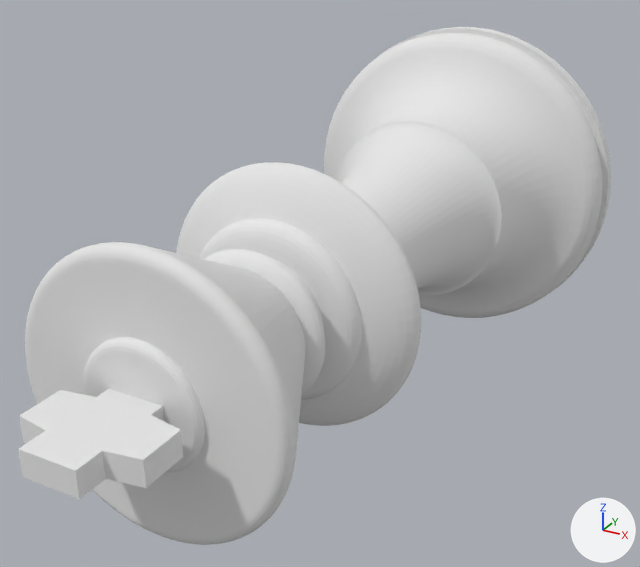
The OBJ model Chess/src/ArView/assets/pieces/black/king.obj: old version first, new version second.
Rendered twice from a 50 mm camera at (32.2, -91.8, 28.8) aimed at (-0.4, -32.7, -0.8). Lighting does not change. The marker at lower right points along +X, +Y and +Z. Where no turn or scale is listed for an object, it has been applied to the vertices.

In view in the first picture: 'king'.
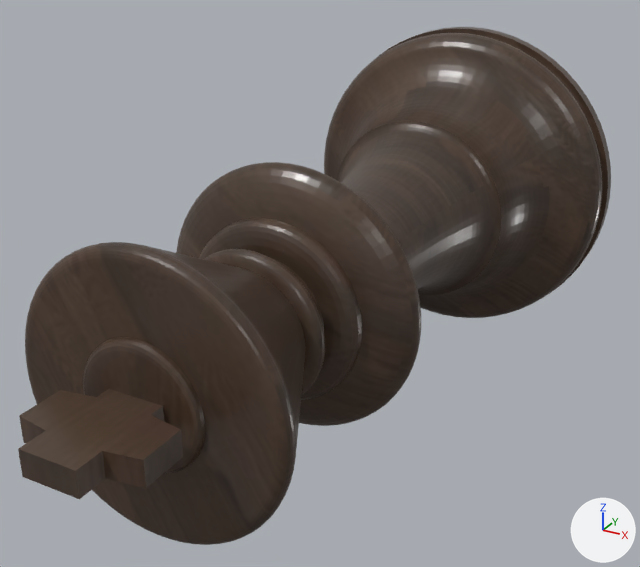
Commit message: Fixes typo in king obj file

Patch to the scene script:
```diff
--- a/Chess/src/ArView/assets/pieces/black/king.obj.py
+++ b/Chess/src/ArView/assets/pieces/black/king.obj.py
@@ img_rustic_jpg @@
+img_rustic_jpg = load_image('rustic.jpg', 'rustic.jpg', 512, 512, 'sRGB')
@@ mat_skin @@
 mat_skin = principled_material('Skin')
-mat_skin.base_color = (0.8, 0.8, 0.8)  # white #e7e7e7
-mat_skin.roughness = 1.0
+mat_skin.texture = img_rustic_jpg
+mat_skin.roughness = 0.293
```

Boxes (x1, y1, x2, y2) around the edits, measured in the pictures (640 x 567 px):
'king', surface changed (white to brown)
    both: (18, 27, 611, 545)
